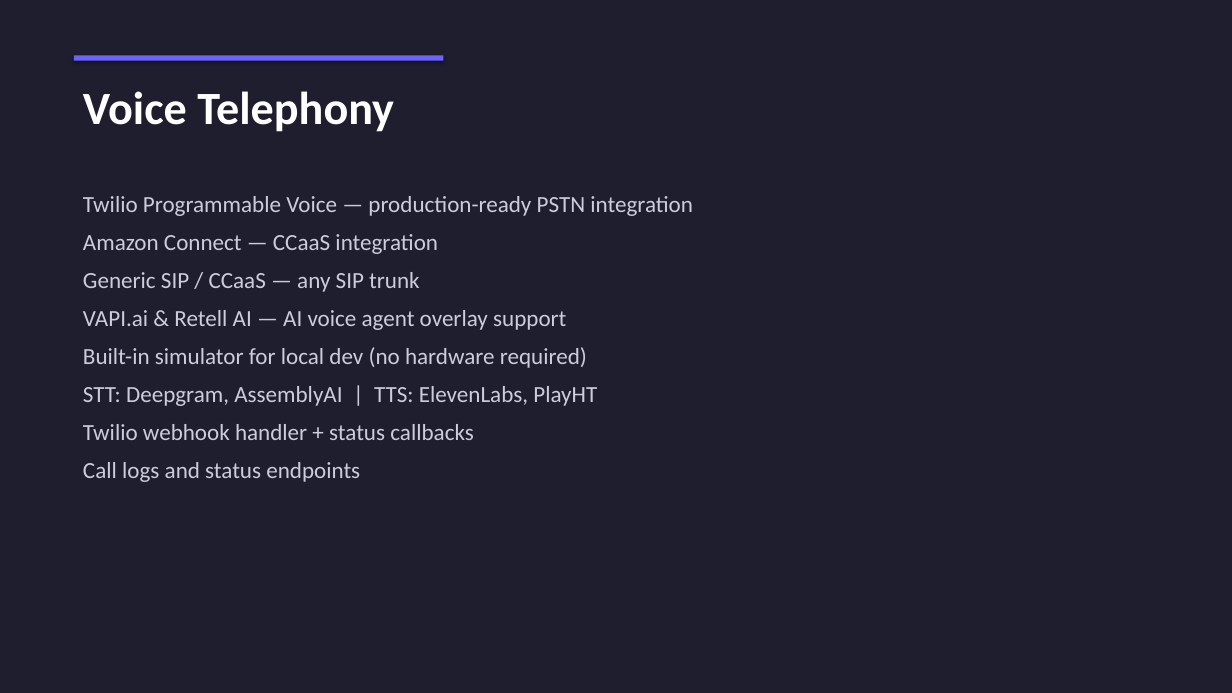
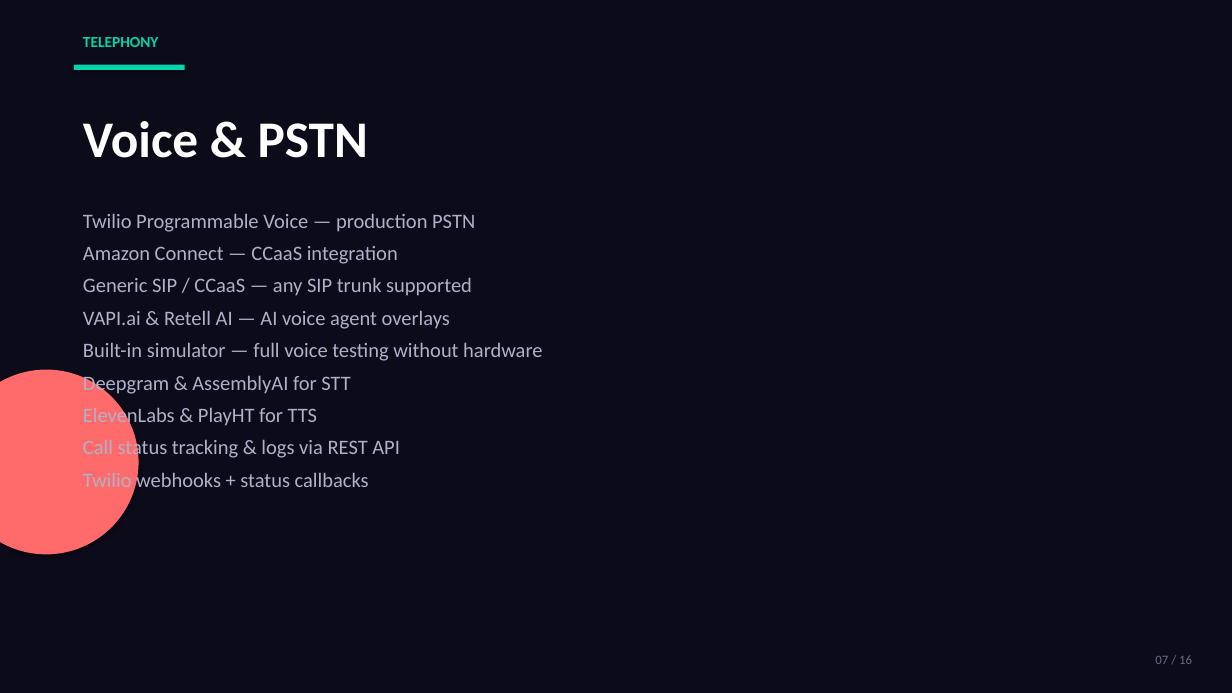
Before and after one commit to ShubhamRSY/voice-agents, a slide deck: slide 7 of Nexus_Overview.pptx. Drawn at 1232x693 pixels with LibreOffice and Linux fonts; fonts in the diff are those of the drawing. Boxes give left, top, right and bottom in pixels: in the first picture for what was removed or moved away, otherwise in the second. Text is boxed around its words. In the diff, an @@ line names an element or a change of style, - is before the commit and + after.

Commit message:
Modernize Nexus PPT with contemporary dark design

```diff
--- a/Nexus_Overview.pptx
+++ b/Nexus_Overview.pptx
@@ background #1E1E2E to #0B0B1A @@
@@ rectangle removed at <box>74,55,444,61</box> @@
@@ text added at <box>83,37,158,47</box>, 12 pt, text #00D4AA, bold @@
+TELEPHONY
@@ rectangle added at <box>74,65,185,70</box>, fill #00D4AA @@
@@ text at <box>83,121,368,158</box>: text changed; size 36 to 40 pt @@
-Voice Telephony
+Voice & PSTN
@@ text "Twilio Programmable Voice — production ...": place and size @@
-text "Twilio Programmable Voice — production ..." at <box>83,196,693,482</box>
+text "Twilio Programmable Voice — production ..." at <box>83,213,542,487</box>
@@ text at <box>83,213,475,232</box>: text changed; size 18 to 16 pt; text colour #CCCCDD to #B0B0C8 @@
-Twilio Programmable Voice — production-ready PSTN integration
+Twilio Programmable Voice — production PSTN
@@ text at <box>83,246,398,264</box>: size 18 to 16 pt, text colour #CCCCDD to #B0B0C8 in "Amazon Connect — CCaaS integration"; less space between paragraphs @@
@@ text at <box>83,277,542,487</box>: text changed; size 18 to 16 pt; text colour #CCCCDD to #B0B0C8 @@
-Generic SIP / CCaaS — any SIP trunk
-VAPI.ai & Retell AI — AI voice agent overlay support
-Built-in simulator for local dev (no hardware required)
-STT: Deepgram, AssemblyAI | TTS: ElevenLabs, PlayHT
-Twilio webhook handler + status callbacks
-Call logs and status endpoints
+Generic SIP / CCaaS — any SIP trunk supported
+VAPI.ai & Retell AI — AI voice agent overlays
+Built-in simulator — full voice testing without hardware
+Deepgram & AssemblyAI for STT
+ElevenLabs & PlayHT for TTS
+Call status tracking & logs via REST API
+Twilio webhooks + status callbacks
@@ ellipse added at <box>0,370,139,555</box>, fill #FF6B6B @@
@@ text added at <box>1155,655,1192,664</box>, 10 pt, text #6B6B8A @@
+07 / 16
```
Also in this commit, not shown: 12 other slides changed, 3 slides added, 1 slide removed, 1 other file.
